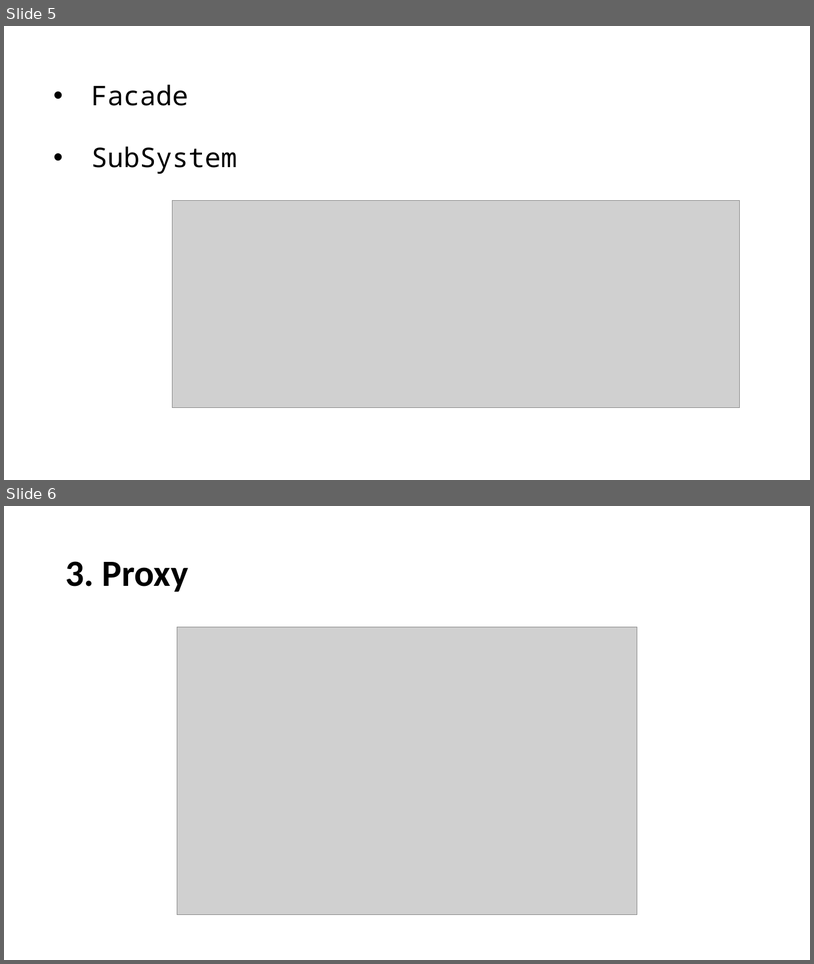
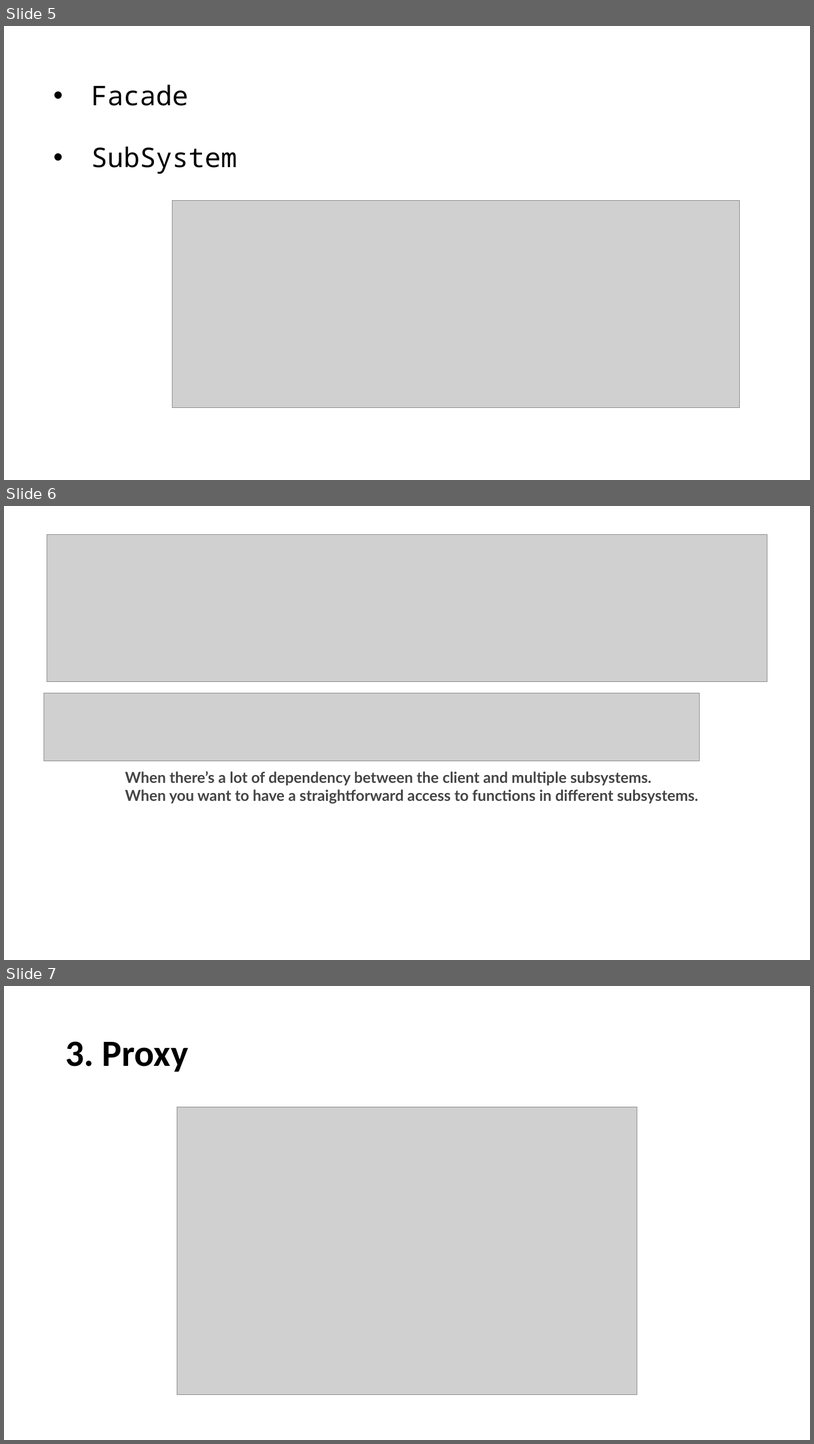
Before and after one commit to JingwenLi/DesignPatterns, a slide deck: DesignPatterns/Structural Design Patterns/Structural Design Patterns.pptx. Shown one above the other, each under a label of ours: slides 5 and 6 before the commit, slides 5, 6 and 7 after it. The pictures are 814x964 and 814x1444 pixels, drawn with LibreOffice and Linux fonts; fonts in the diff are those of the drawing; grey boxes stand for pictures. Boxes give left, top, right and bottom in pixels: in the first picture for what was removed or moved away, otherwise in the second. Text is boxed around its words. In the diff, an @@ line names an element or a change of style, - is before the commit and + after.

```diff
--- a/DesignPatterns/Structural Design Patterns/Structural Design Patterns.pptx
+++ b/DesignPatterns/Structural Design Patterns/Structural Design Patterns.pptx
@@ slide 6 added at [4,506,810,960], background #FFFFFF @@
@@ picture added at [47,534,768,681] @@
@@ picture added at [44,693,700,760] @@
@@ text added at [125,771,698,803], 18 pt, text #444444, bold @@
+When there’s a lot of dependency between the client and multiple subsystems.
+When you want to have a straightforward access to functions in different subsystems.
@@ what was slide 6 is now slide 7 @@
```
Also in this commit, not shown: 1 other file.
